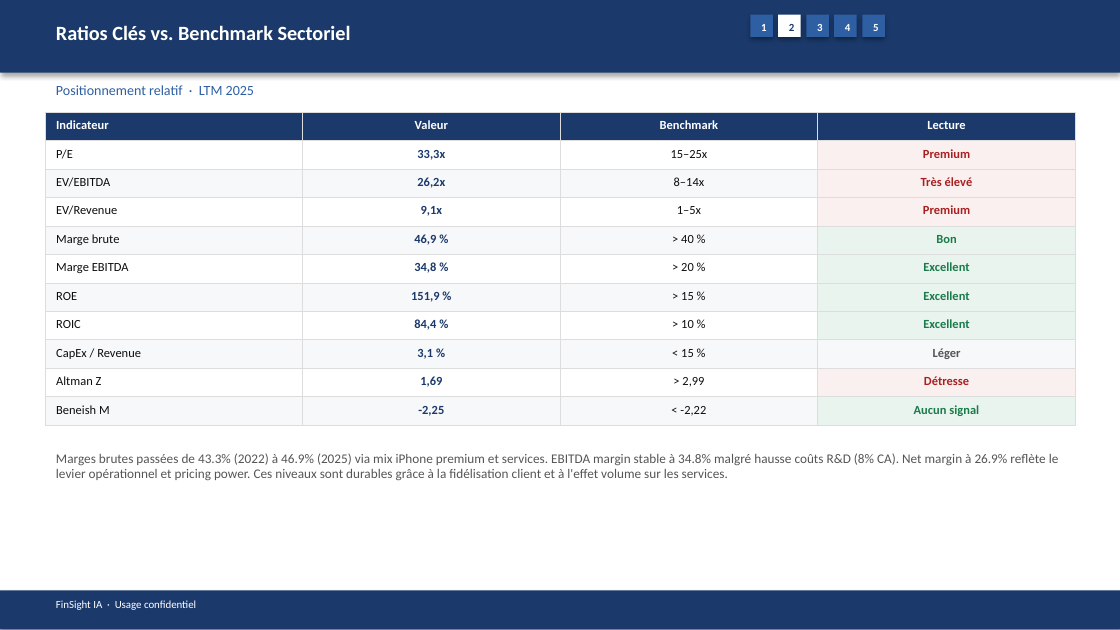
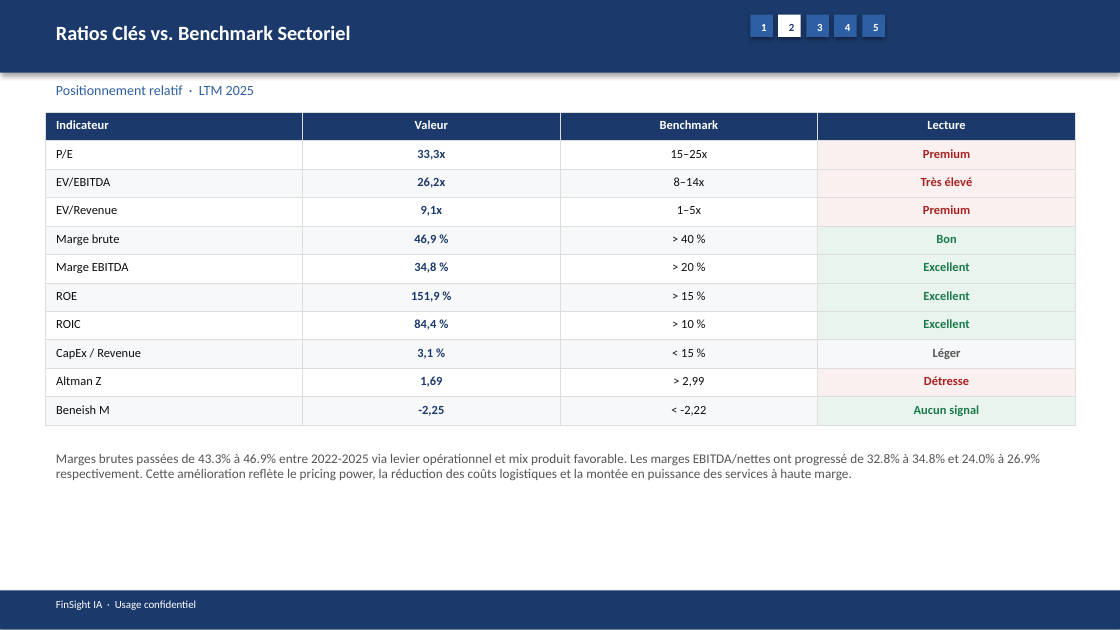
Before and after one commit to baptistejeh07-art/finsight-ia, a slide deck: slide 10 of preview/AAPL/AAPL_pitchbook.pptx. Drawn at 1120x630 pixels with LibreOffice and Linux fonts; fonts in the diff are those of the drawing. Boxes give left, top, right and bottom in pixels: in the first picture for what was removed or moved away, otherwise in the second. Text is boxed around its words. In the diff, an @@ line names an element or a change of style, - is before the commit and + after.

```diff
--- a/preview/AAPL/AAPL_pitchbook.pptx
+++ b/preview/AAPL/AAPL_pitchbook.pptx
@@ text at (x1=56, y1=454, x2=1040, y2=480): text changed @@
-Marges brutes passées de 43.3% (2022) à 46.9% (2025) via mix iPhone premium et services. EBITDA margin stable à 34.8% malgré hausse coûts R&D (8% CA). Net margin à 26.9% reflète le levier opérationnel et pricing power. Ces niveaux sont durables grâce à la fidélisation client et à l'effet volume sur les services.
+Marges brutes passées de 43.3% à 46.9% entre 2022-2025 via levier opérationnel et mix produit favorable. Les marges EBITDA/nettes ont progressé de 32.8% à 34.8% et 24.0% à 26.9% respectivement. Cette amélioration reflète le pricing power, la réduction des coûts logistiques et la montée en puissance des services à haute marge.
```
Also in this commit, not shown: 12 other slides changed, 4 other files.
